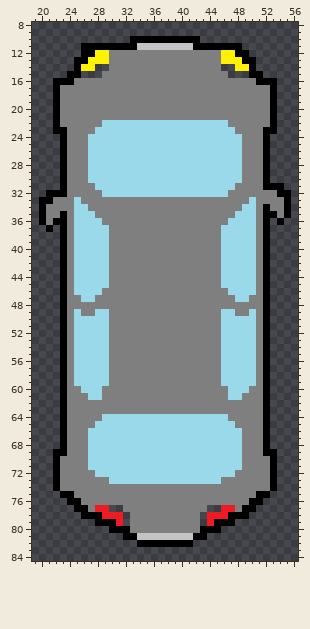
Two states of a sprite sheet, Current/LactoseIntolerant/src/Graphics/Cars/Player/Sudan.png. The picture above is the old version.
The file is 76x93 pixels. Shown: x 19..56, y 8..84.
New version:
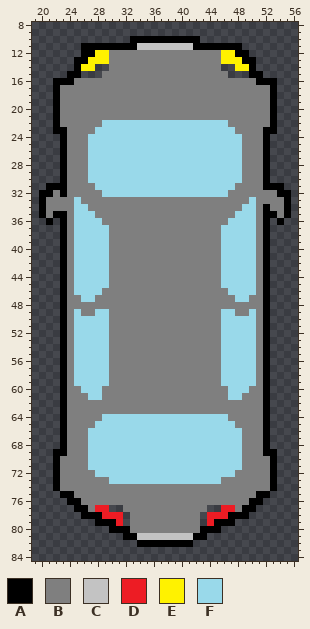
Palette (. is transparent): A #000000  B #7f7f7f  C #c3c3c3  D #ed1c24  E #fff200  F #99d9ea
The exact change:
There is now colour A in row 31 at x 21 to 22; in row 32 at x 20.
The edit turns colour B into colour A in row 35 at x 22; in row 36 at x 21.
The edit turns colour A into colour B in row 32 at x 22; in row 33 at x 21.
The author cleared colour A in row 36 at x 20 and 22; in row 37 at x 21.
